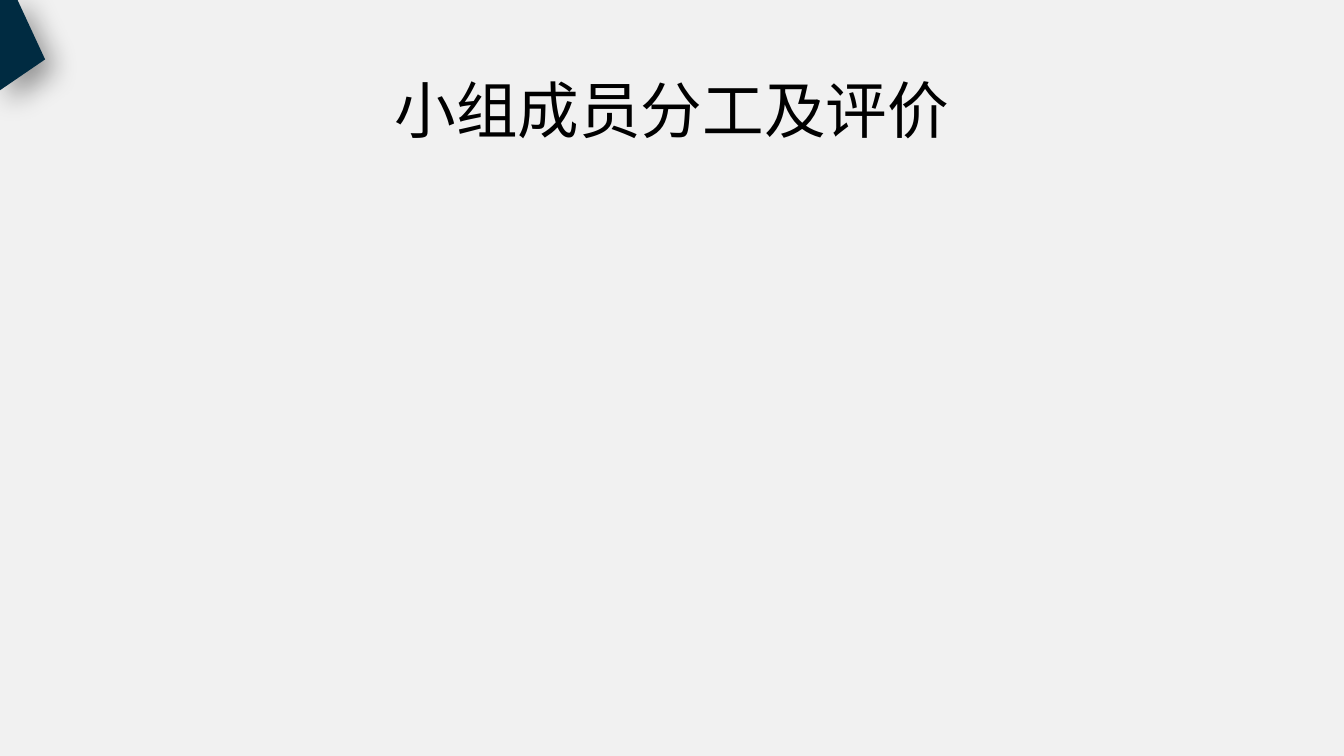
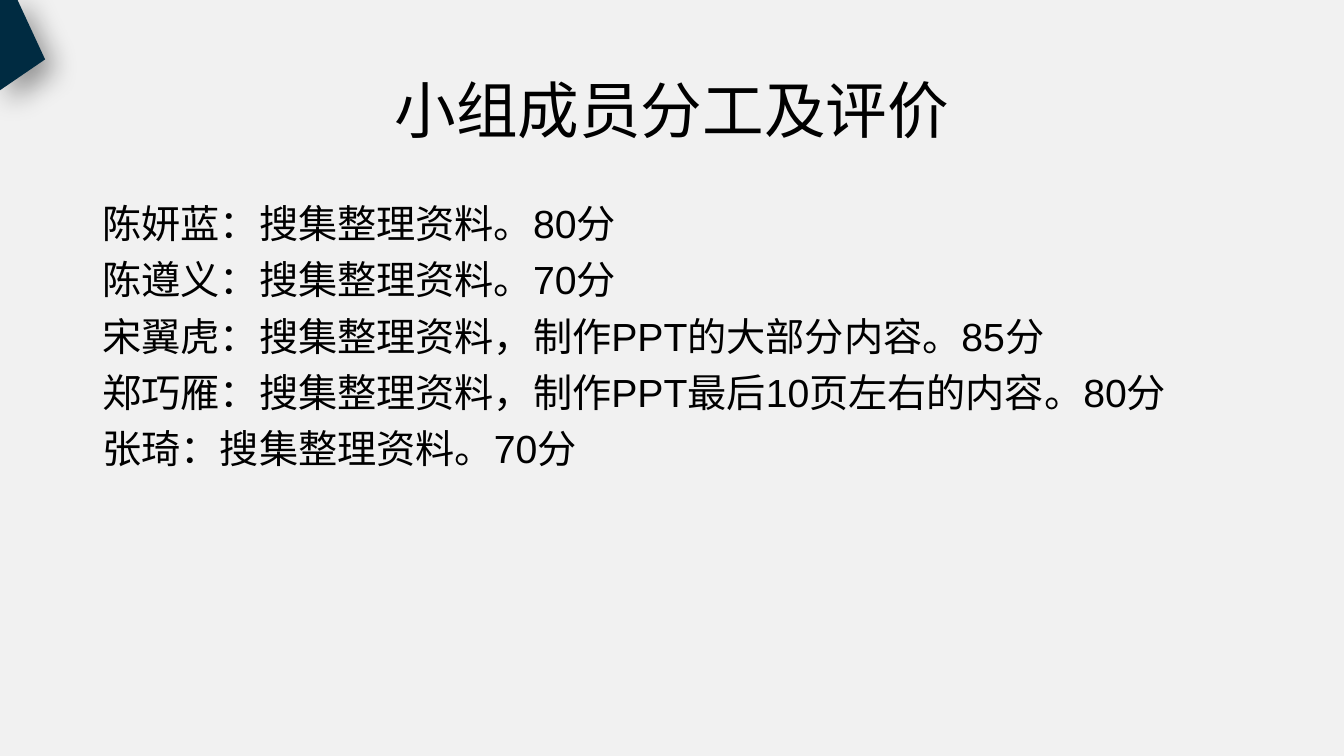
Before and after one commit to PRD2018-G18/PRD2018, a slide deck: slide 75 of 非受控文档/过程文档/UML概述/UML概述（新）.pptx. Drawn at 1344x756 pixels with LibreOffice and Linux fonts; fonts in the diff are those of the drawing. Boxes give left, top, right and bottom in pixels: in the first picture for what was removed or moved away, otherwise in the second. Text is boxed around its words. In the diff, an @@ line names an element or a change of style, - is before the commit and + after.

Commit message:
添加小组评价

```diff
--- a/非受控文档/过程文档/UML概述/UML概述（新）.pptx
+++ b/非受控文档/过程文档/UML概述/UML概述（新）.pptx
@@ text added at (102, 205, 1166, 467), 28 pt, text #000000 @@
+陈妍蓝：搜集整理资料。80分
+陈遵义：搜集整理资料。70分
+宋翼虎：搜集整理资料，制作PPT的大部分内容。85分
+郑巧雁：搜集整理资料，制作PPT最后10页左右的内容。80分
+张琦：搜集整理资料。70分
```
Also in this commit, not shown: 3 other slides changed.
